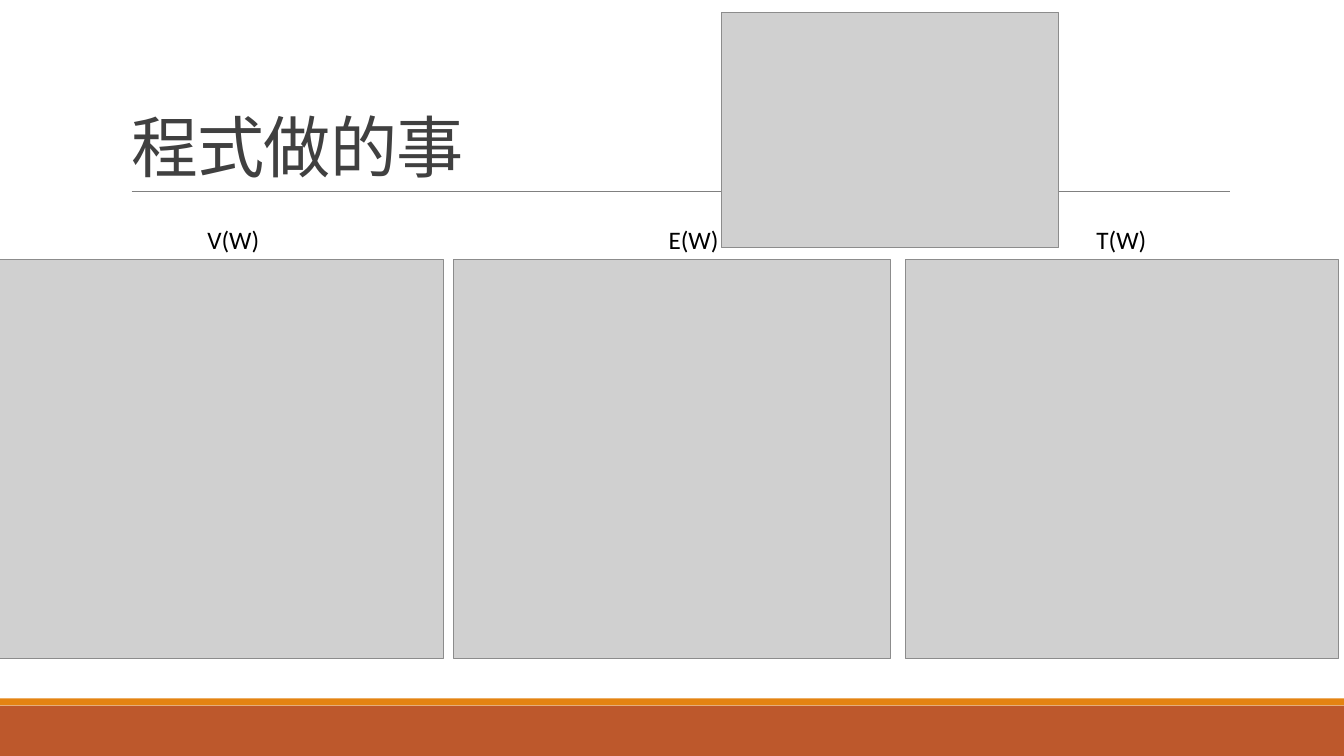
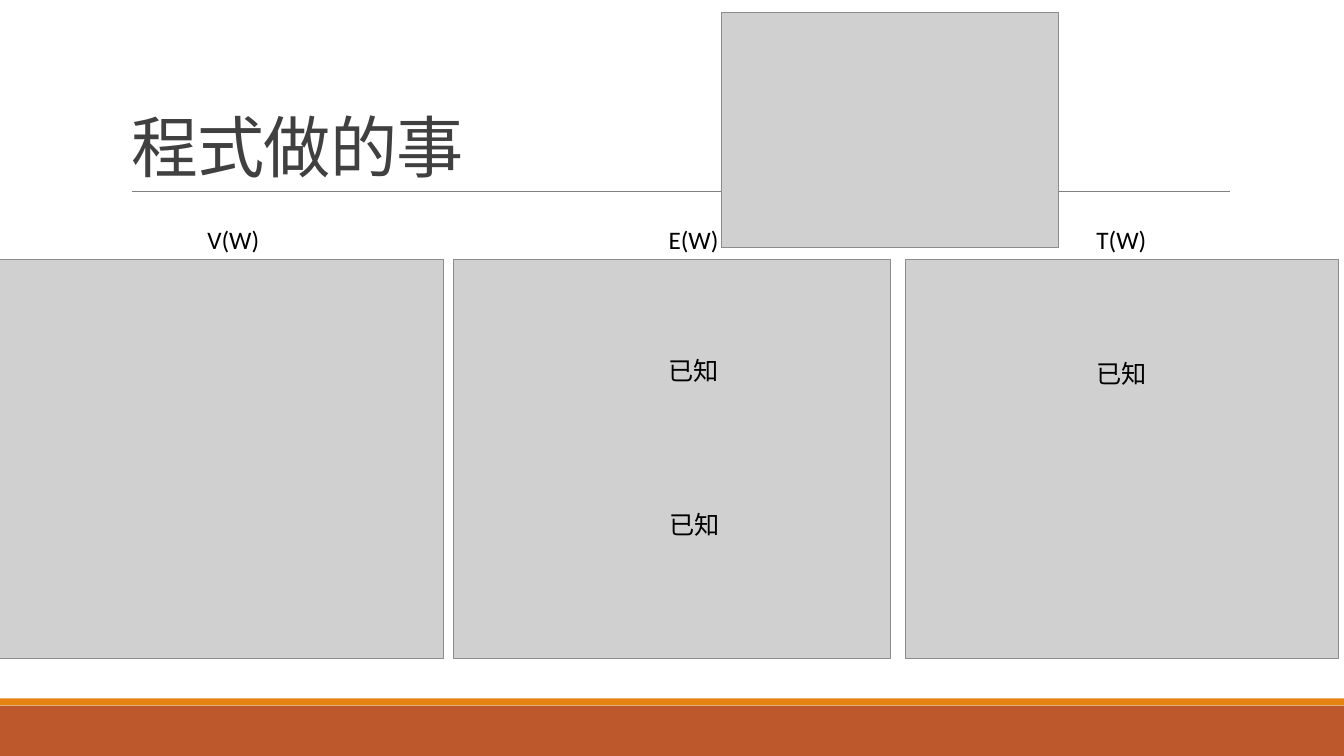
Before and after one commit to r889165/BackUpThesis, a slide deck: slide 7 of Geophone_Calibration/地聲儀求參數.pptx (slide 4 before the commit). Drawn at 1344x756 pixels with LibreOffice and Linux fonts; fonts in the diff are those of the drawing; grey boxes stand for pictures. Boxes give left, top, right and bottom in pixels: in the first picture for what was removed or moved away, otherwise in the second. Text is boxed around its words. In the diff, an @@ line names an element or a change of style, - is before the commit and + after.

```diff
--- a/Geophone_Calibration/地聲儀求參數.pptx
+++ b/Geophone_Calibration/地聲儀求參數.pptx
@@ text added at [669, 359, 719, 382], 18 pt, text #000000 @@
+已知
@@ text added at [1096, 362, 1146, 385], 18 pt, text #000000 @@
+已知
@@ text added at [669, 513, 719, 536], 18 pt, text #000000 @@
+已知
```
Also in this commit, not shown: 6 other slides changed, 5 slides added, 3 other files.
